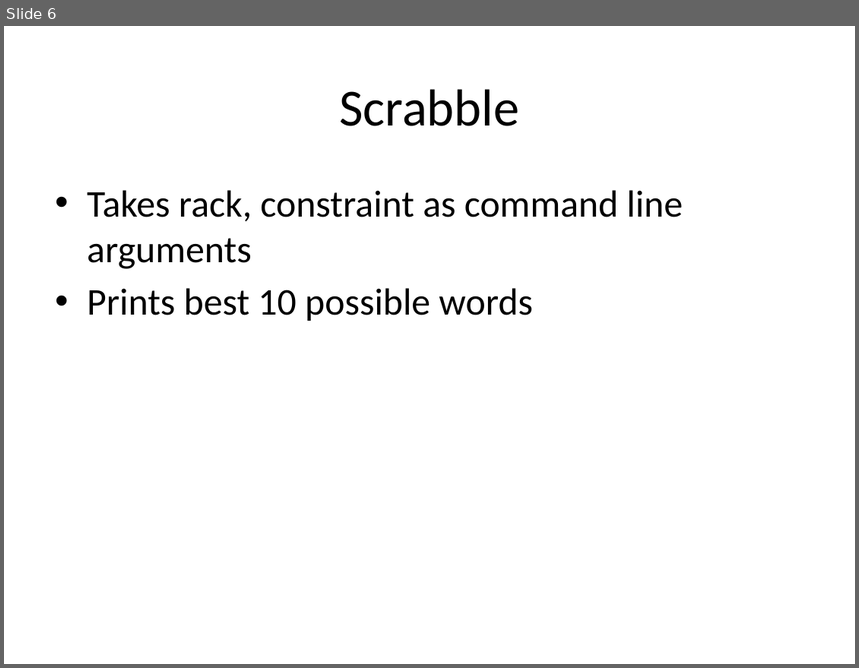
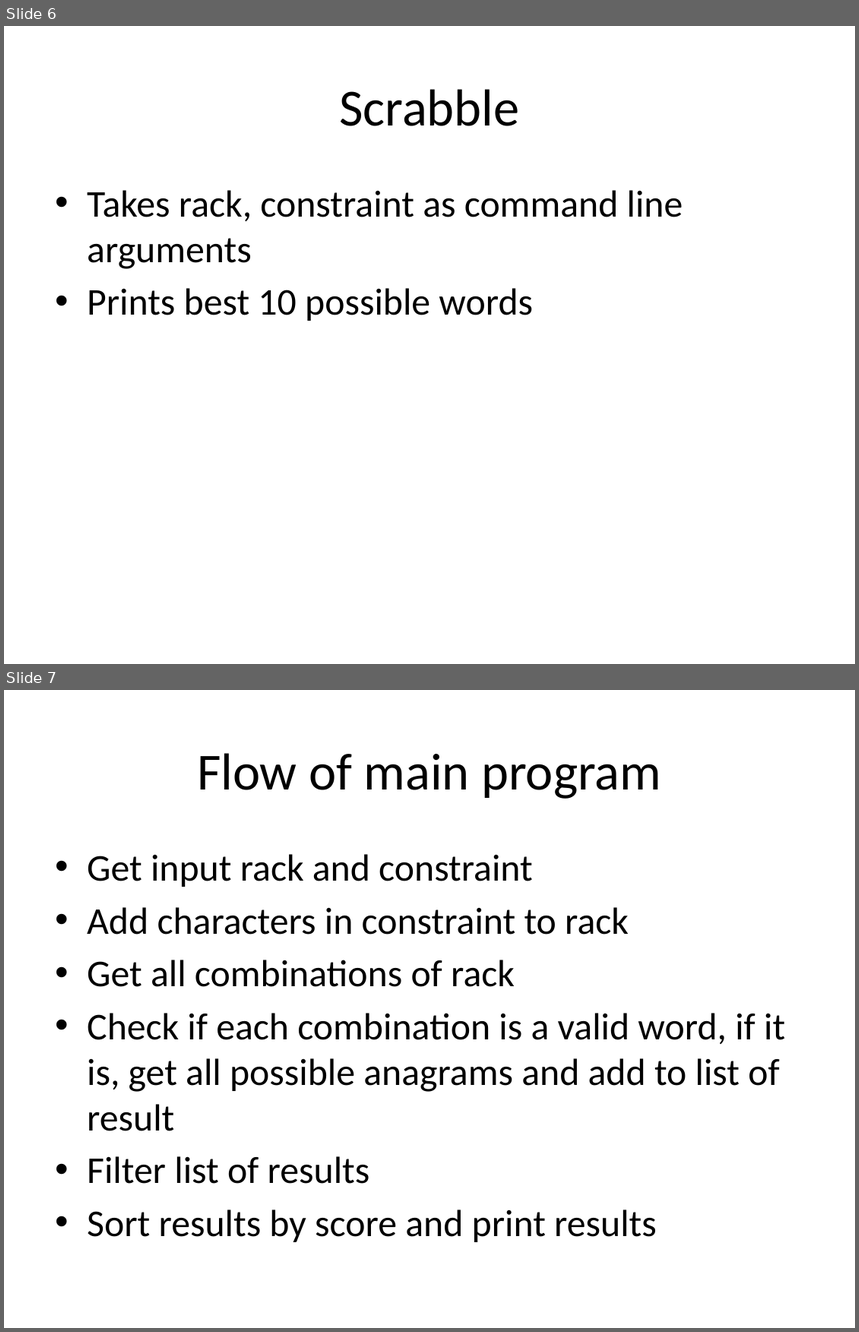
Before and after one commit to apoorvumang/Scrabble, a slide deck: Scrabble Word Suggestor.pptx. Shown one above the other, each under a label of ours: slide 6 before the commit, slides 6 and 7 after it. The pictures are 859x668 and 859x1332 pixels, drawn with LibreOffice and Linux fonts; fonts in the diff are those of the drawing. Boxes give left, top, right and bottom in pixels: in the first picture for what was removed or moved away, otherwise in the second. Text is boxed around its words. In the diff, an @@ line names an element or a change of style, - is before the commit and + after.

```diff
--- a/Scrabble Word Suggestor.pptx
+++ b/Scrabble Word Suggestor.pptx
@@ slide 7 added at bbox=[4, 690, 855, 1328], background #FFFFFF @@
@@ title added at bbox=[197, 753, 661, 799], 44 pt, text #000000 @@
+Flow of main program
@@ text added at bbox=[87, 854, 785, 1243], 32 pt, text #000000 @@
+• Get input rack and constraint
+• Add characters in constraint to rack
+• Get all combinations of rack
+• Check if each combination is a valid word, if it is, get all possible anagrams and add to list of result
+• Filter list of results
+• Sort results by score and print results
```
Also in this commit, not shown: 2 slides changed, 1 other slide added, 1 slide removed, 8 other files.
